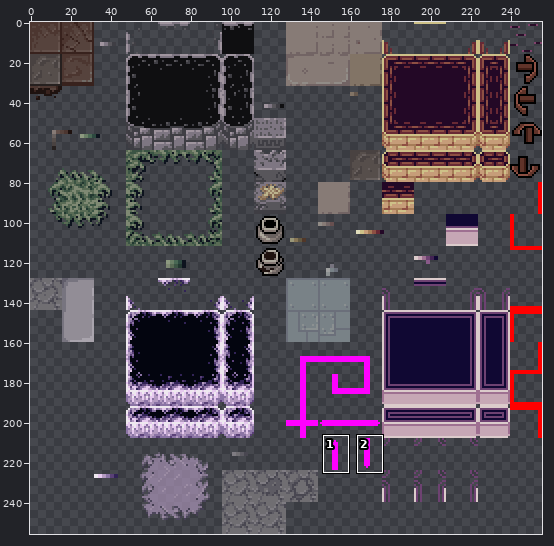
Two versions of one sprite sheet, res/tileset.png. Above, an overview of the earlier version with the close-up marked.
Close-up. Old version:
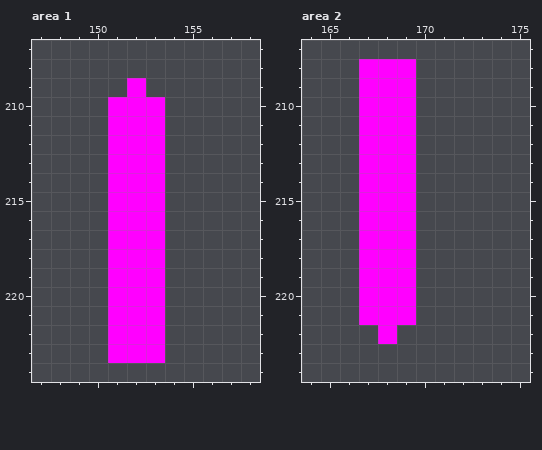
The file is 256x256 pixels. Colours within 5 levels of each other are drawn and written as one. Shown: area 1: x 147..158, y 207..224; area 2: x 164..175, y 207..224. The commit also changed other parts of the picture, which this record leaves out.
New version:
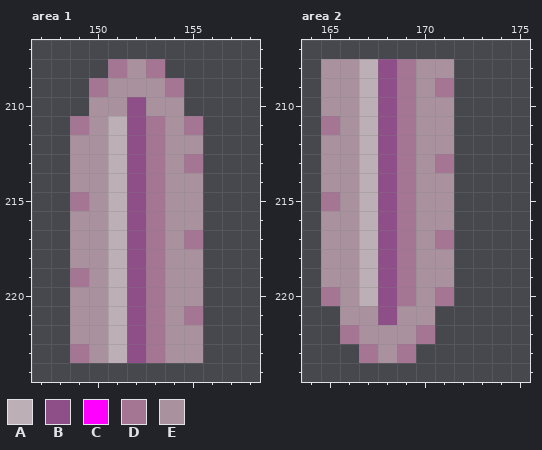
Palette (. is transparent): A #bcafb5  B #8e4e88  C #ff00ff  D #a57594  E #aa919e
Difference:
Area 1:
Colour A replaces colour C in rows 211 to 223 at x 151.
Colour B replaces colour C in rows 210 to 223 at x 152.
Colour D is added in row 208 at x 151 and 153; in row 209 at x 150 and 154; in row 211 at x 149 and 155; in row 213 at x 155; in row 215 at x 149; in row 217 at x 155.
Colour D is added in row 219 at x 149; in row 221 at x 155; in row 223 at x 149.
Colour D replaces colour C in rows 211 to 223 at x 153.
Colour E is added in row 208 at x 152; in row 209 at x 151 and 153; in rows 210 to 211 at x 150 and 154; in row 212 at x 149 to 150 and 154 to 155; in row 213 at x 149 to 150 and 154; in row 214 at x 149 to 150 and 154 to 155.
Colour E is added in row 215 at x 150 and 154 to 155; in row 216 at x 149 to 150 and 154 to 155; in row 217 at x 149 to 150 and 154; in row 218 at x 149 to 150 and 154 to 155; in row 219 at x 150 and 154 to 155; in row 220 at x 149 to 150 and 154 to 155.
Colour E is added in row 221 at x 149 to 150 and 154; in row 222 at x 149 to 150 and 154 to 155; in row 223 at x 150 and 154 to 155.
Colour E replaces colour C in row 209 at x 152; in row 210 at x 151 and 153.
Area 2:
Colour A replaces colour C in rows 208 to 220 at x 167.
Colour B replaces colour C in rows 208 to 221 at x 168.
Colour D is added in row 209 at x 171; in row 211 at x 165; in row 213 at x 171; in row 215 at x 165; in row 217 at x 171; in row 220 at x 165 and 171.
Colour D is added in row 222 at x 166 and 170; in row 223 at x 167 and 169.
Colour D replaces colour C in rows 208 to 220 at x 169.
Colour E is added in row 208 at x 165 to 166 and 170 to 171; in row 209 at x 165 to 166 and 170; in row 210 at x 165 to 166 and 170 to 171; in row 211 at x 166 and 170 to 171; in row 212 at x 165 to 166 and 170 to 171; in row 213 at x 165 to 166 and 170.
Colour E is added in row 214 at x 165 to 166 and 170 to 171; in row 215 at x 166 and 170 to 171; in row 216 at x 165 to 166 and 170 to 171; in row 217 at x 165 to 166 and 170; in rows 218 to 219 at x 165 to 166 and 170 to 171; in rows 220 to 221 at x 166 and 170.
Colour E is added in row 222 at x 167 and 169; in row 223 at x 168.
Colour E replaces colour C in row 221 at x 167 and 169; in row 222 at x 168.
